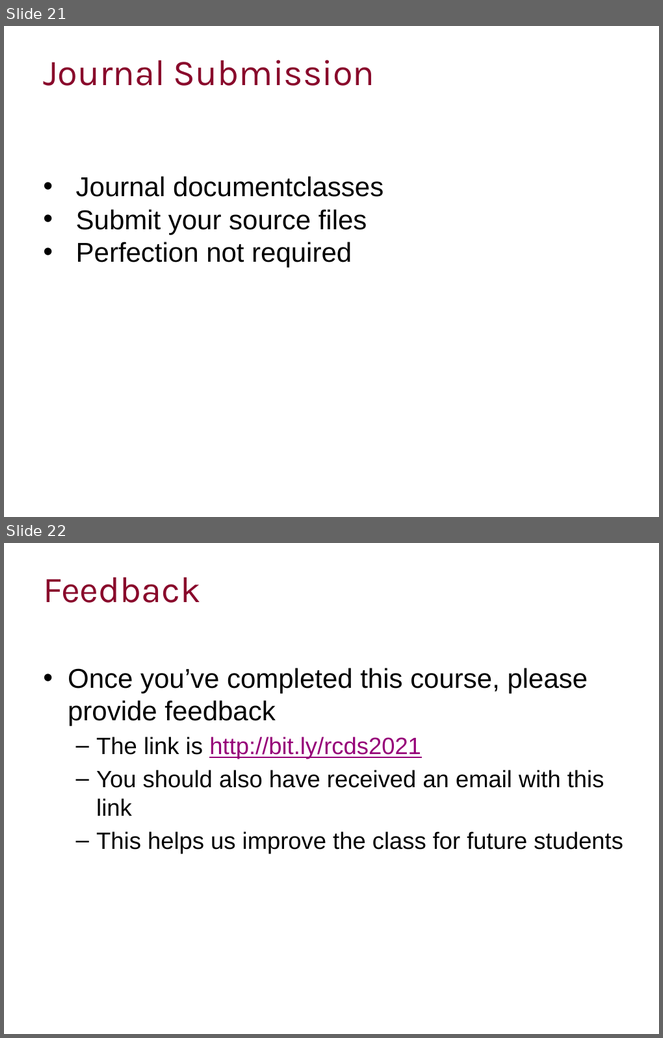
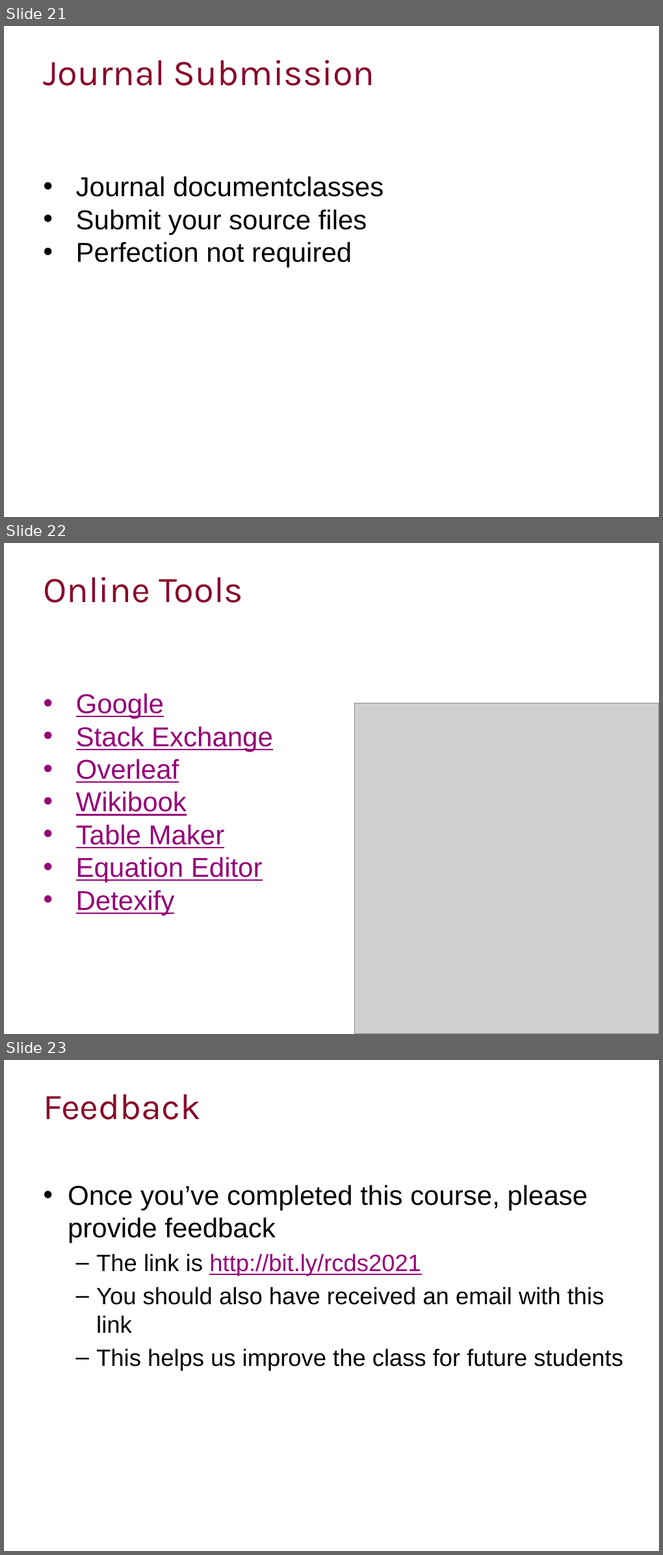
Before and after one commit to ImperialCollegeLondon/RCDS-introduction-to-latex, a slide deck: Intro to Latex Slides.pptx. Shown one above the other, each under a label of ours: slides 21 and 22 before the commit, slides 21, 22 and 23 after it. The pictures are 663x1038 and 663x1555 pixels, drawn with LibreOffice and Linux fonts; fonts in the diff are those of the drawing; grey boxes stand for pictures; background and template pictures are left out. Boxes give left, top, right and bottom in pixels: in the first picture for what was removed or moved away, otherwise in the second. Text is boxed around its words. In the diff, an @@ line names an element or a change of style, - is before the commit and + after.

Commit message:
Minor edits

```diff
--- a/Intro to Latex Slides.pptx
+++ b/Intro to Latex Slides.pptx
@@ slide 22 added at [4,543,659,1034], background #FFFFFF @@
@@ title added at [43,577,243,603], 40 pt, text #89092B @@
+Online Tools
@@ text added at [76,693,273,915], 30 pt, text #960078, underline @@
+• Google
+• Stack Exchange
+• Overleaf
+• Wikibook
+• Table Maker
+• Equation Editor
+• Detexify
@@ picture added at [354,703,659,1034] @@
@@ what was slide 22 is now slide 23 @@
```
Also in this commit, not shown: 1 slide changed.
